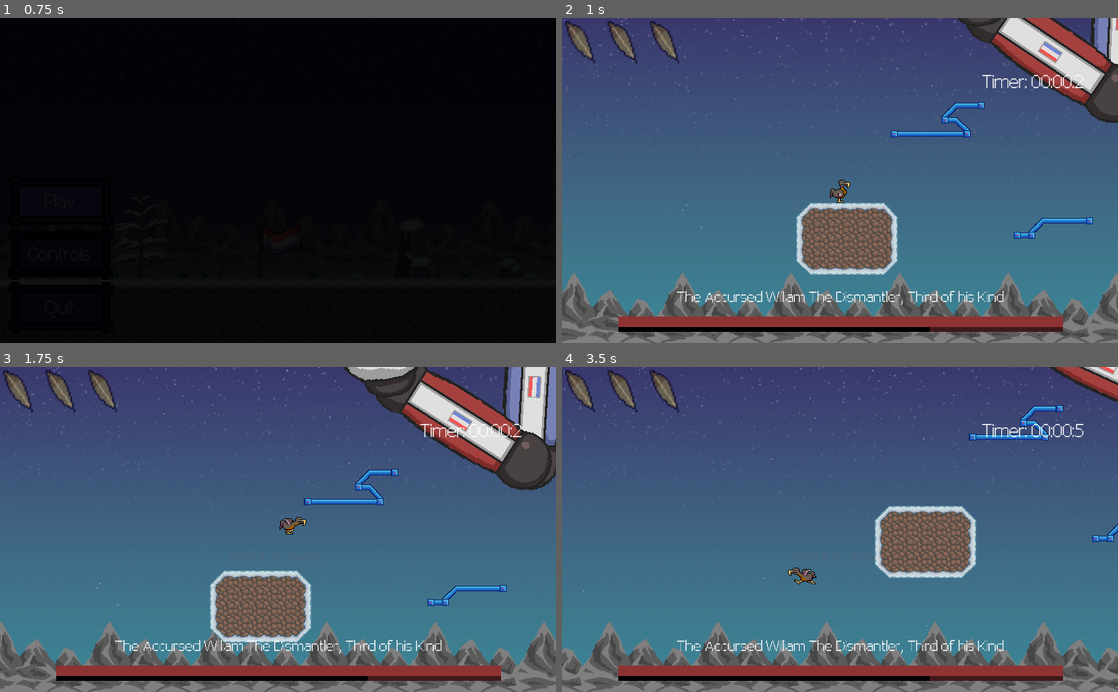
Above: before the commit, frames 1-4 (two rows, left to right).
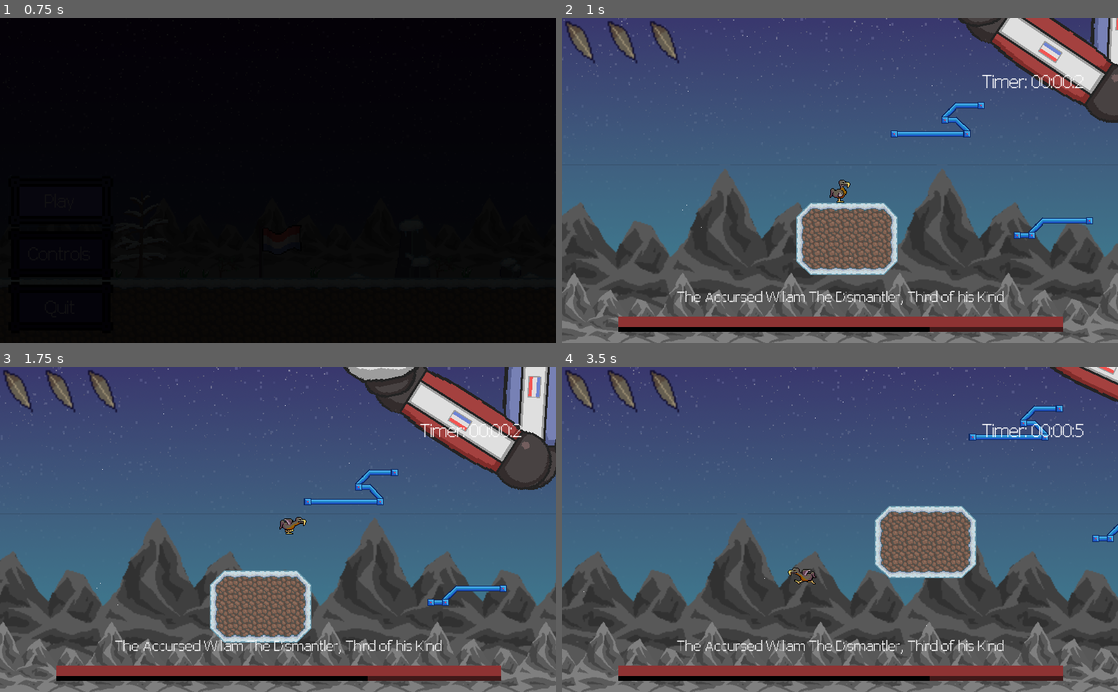
Above: after the commit, the same moments.

Repository: Struckdown/GDQ2021
Game: Godot game, scene res://MainMenu.tscn
The game is run twice, just before and just after one commit, with the same random seed, the same clock (stepped at 60 frames per second) and the same inputs. The engine's default icon, where the game draws it, is replaced by a stand-in: a white triangle on a blue panel in a dark square. Sound files missing from this copy of the repository are replaced by a short silence.
Inputs:
- Up to frame 1 (0.75 s): click "Play" at 0.5 s
- Up to frame 2 (1 s): no input
- Up to frame 3 (1.75 s): tap R (restart) at 1.25 s; hold D (right) from 1.28 s (still down); tap Shift (dash) at 1.35 s; tap Space (jump) at 1.52 s
- Up to frame 4 (3.5 s): tap R (restart) at 2, 2.75 s; tap Shift (dash) at 2.1, 2.85 s; tap Space (jump) at 2.27 s; release D (right) at 2.78 s; hold A (left) from 2.78 s (still down)

Frame 1 is identical in both runs. In frame 2, 21% of the frame differs, in the area x 0-100%, y 46-92%; in frame 3, 21%; in frame 4, 26%, in the area x 0-100%, y 0-100%.

Commit message:
Improved parallax layer idea with Sam's suggestions

Diff:
--- a/MainLevel.tscn
+++ b/MainLevel.tscn
@@ -79,10 +79,10 @@
 [node name="ParallaxBackground" type="ParallaxBackground" parent="Other"]
 scroll_ignore_camera_zoom = true
 
-[node name="ParallaxLayer2" type="ParallaxLayer" parent="Other/ParallaxBackground"]
-motion_scale = Vector2( 0.15, 0 )
+[node name="ParallaxLayerSky" type="ParallaxLayer" parent="Other/ParallaxBackground"]
+motion_scale = Vector2( 0.1, 0 )
 
-[node name="Sky" type="TextureRect" parent="Other/ParallaxBackground/ParallaxLayer2"]
+[node name="Sky" type="TextureRect" parent="Other/ParallaxBackground/ParallaxLayerSky"]
 margin_left = -1019.0
 margin_top = -603.0
 margin_right = 940.0
@@ -93,8 +93,24 @@
 "_edit_use_anchors_": false
 }
 
+[node name="ParallaxLayer2" type="ParallaxLayer" parent="Other/ParallaxBackground"]
+motion_scale = Vector2( 0.15, 0 )
+
+[node name="Mountains" type="TextureRect" parent="Other/ParallaxBackground/ParallaxLayer2"]
+modulate = Color( 0.694118, 0.694118, 0.694118, 1 )
+margin_left = -1362.47
+margin_top = -29.8132
+margin_right = 2986.53
+margin_bottom = 170.187
+rect_scale = Vector2( 2, 2 )
+texture = ExtResource( 13 )
+stretch_mode = 2
+__meta__ = {
+"_edit_use_anchors_": false
+}
+
 [node name="ParallaxLayer" type="ParallaxLayer" parent="Other/ParallaxBackground"]
-motion_scale = Vector2( 0.3, 0 )
+motion_scale = Vector2( 0.25, 0 )
 
 [node name="Mountains" type="TextureRect" parent="Other/ParallaxBackground/ParallaxLayer"]
 margin_left = -1265.0
--- a/UI/GameOver.tscn
+++ b/UI/GameOver.tscn
@@ -22,7 +22,7 @@
 tracks/0/imported = false
 tracks/0/enabled = true
 tracks/0/keys = {
-"times": PoolRealArray( 0, 1.6 ),
+"times": PoolRealArray( 0.1, 1.6 ),
 "transitions": PoolRealArray( 1, 1 ),
 "update": 1,
 "values": [ false, true ]
@@ -58,7 +58,7 @@
 tracks/3/imported = false
 tracks/3/enabled = true
 tracks/3/keys = {
-"times": PoolRealArray( 0, 0.1 ),
+"times": PoolRealArray( 0.1, 0.2 ),
 "transitions": PoolRealArray( 1, 1 ),
 "update": 1,
 "values": [ false, true ]
@@ -84,10 +84,10 @@
 tracks/5/imported = false
 tracks/5/enabled = true
 tracks/5/keys = {
-"times": PoolRealArray( 6, 8 ),
-"transitions": PoolRealArray( 1, 1 ),
+"times": PoolRealArray( 0.1, 6, 8 ),
+"transitions": PoolRealArray( 1, 1, 1 ),
 "update": 0,
-"values": [ Color( 1, 1, 1, 0 ), Color( 1, 1, 1, 1 ) ]
+"values": [ Color( 1, 1, 1, 0 ), Color( 1, 1, 1, 0 ), Color( 1, 1, 1, 1 ) ]
 }
 
 [node name="GameOver" type="Control"]
@@ -101,7 +101,7 @@
 
 [node name="BackGround" type="TextureRect" parent="."]
 visible = false
-modulate = Color( 0, 0, 0, 0.555556 )
+modulate = Color( 0, 0, 0, 0 )
 anchor_right = 1.0
 anchor_bottom = 1.0
 margin_left = -77.0
@@ -117,7 +117,7 @@
 }
 
 [node name="RestartLbl" type="Label" parent="."]
-modulate = Color( 1, 1, 1, 0.05 )
+modulate = Color( 1, 1, 1, 0 )
 margin_left = 423.0
 margin_top = 335.735
 margin_right = 603.0
@@ -131,7 +131,7 @@
 
 [node name="CenterContainer" type="CenterContainer" parent="."]
 visible = false
-modulate = Color( 1, 1, 1, 0.166667 )
+modulate = Color( 1, 1, 1, 0.458333 )
 anchor_right = 1.003
 anchor_bottom = 1.003
 margin_right = -0.0689697
